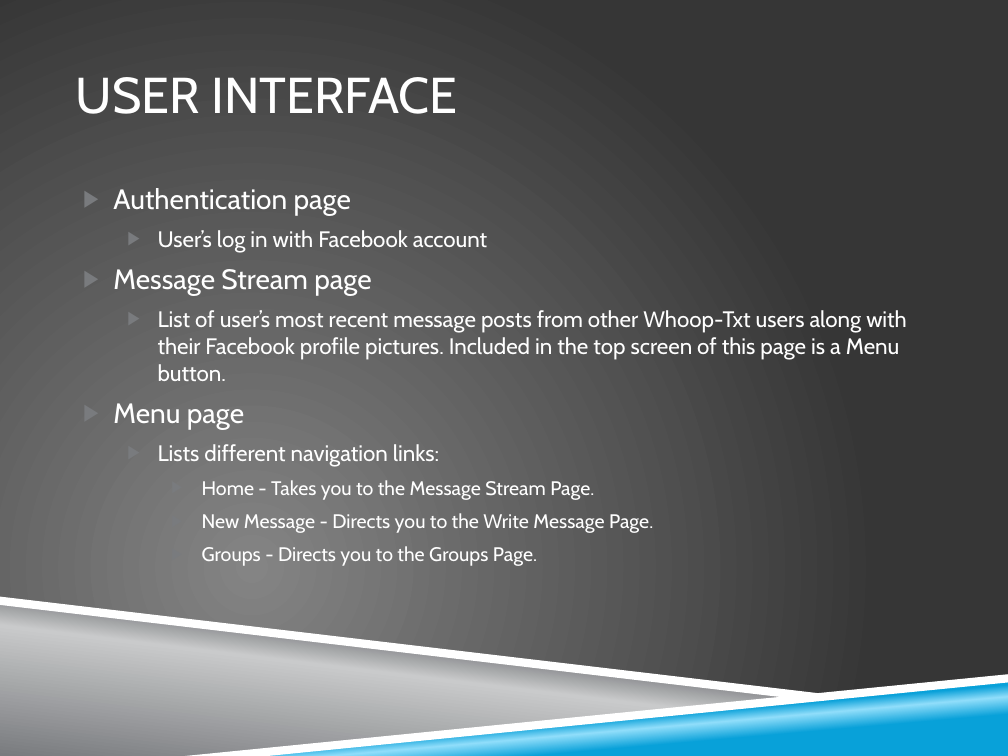
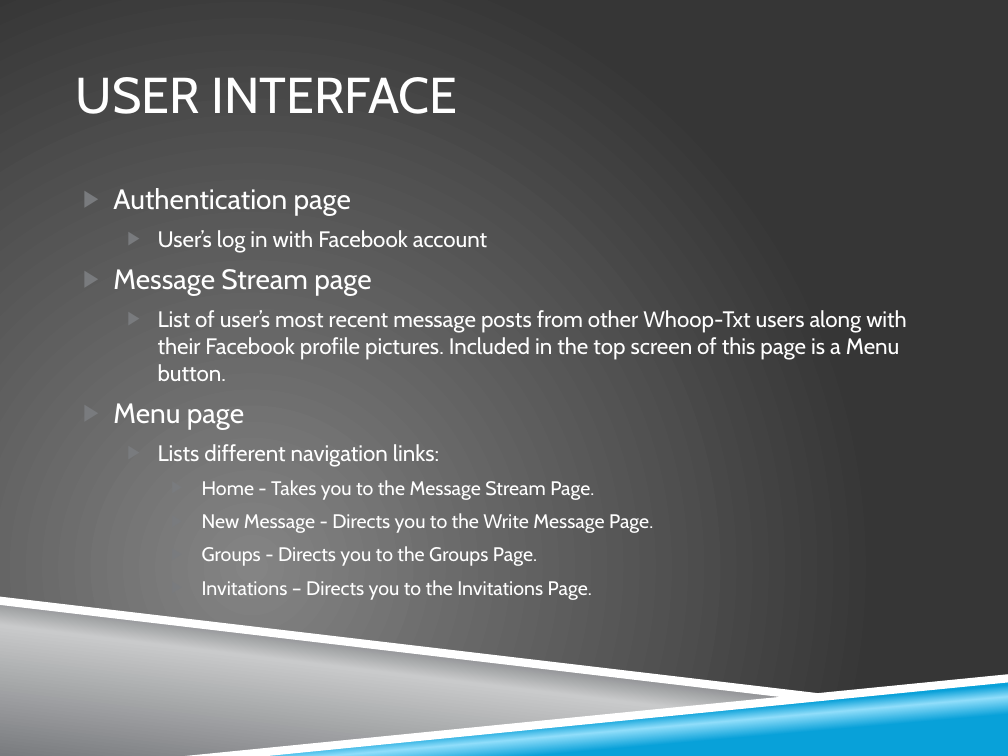
Before and after one commit to zkhalapyan/whoop-txt, a slide deck: slide 7 of doc/final_presentation.pptx. Drawn at 1008x756 pixels with LibreOffice and Linux fonts; fonts in the diff are those of the drawing; background and template pictures are left out. Boxes give left, top, right and bottom in pixels: in the first picture for what was removed or moved away, otherwise in the second. Text is boxed around its words. In the diff, an @@ line names an element or a change of style, - is before the commit and + after.

```diff
--- a/doc/final_presentation.pptx
+++ b/doc/final_presentation.pptx
@@ text at (202,580,592,600): paragraph added @@
+    ▶ Invitations – Directs you to the Invitations Page.
```
Also in this commit, not shown: 9 other slides changed, 3 slides added.
